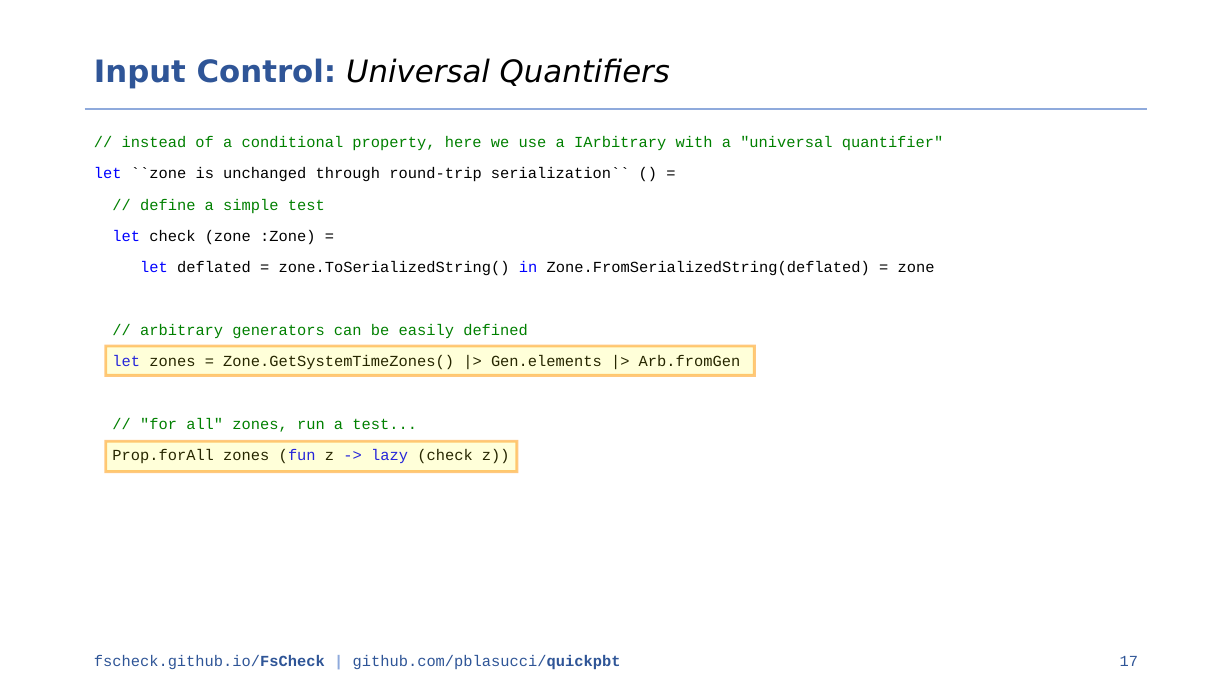
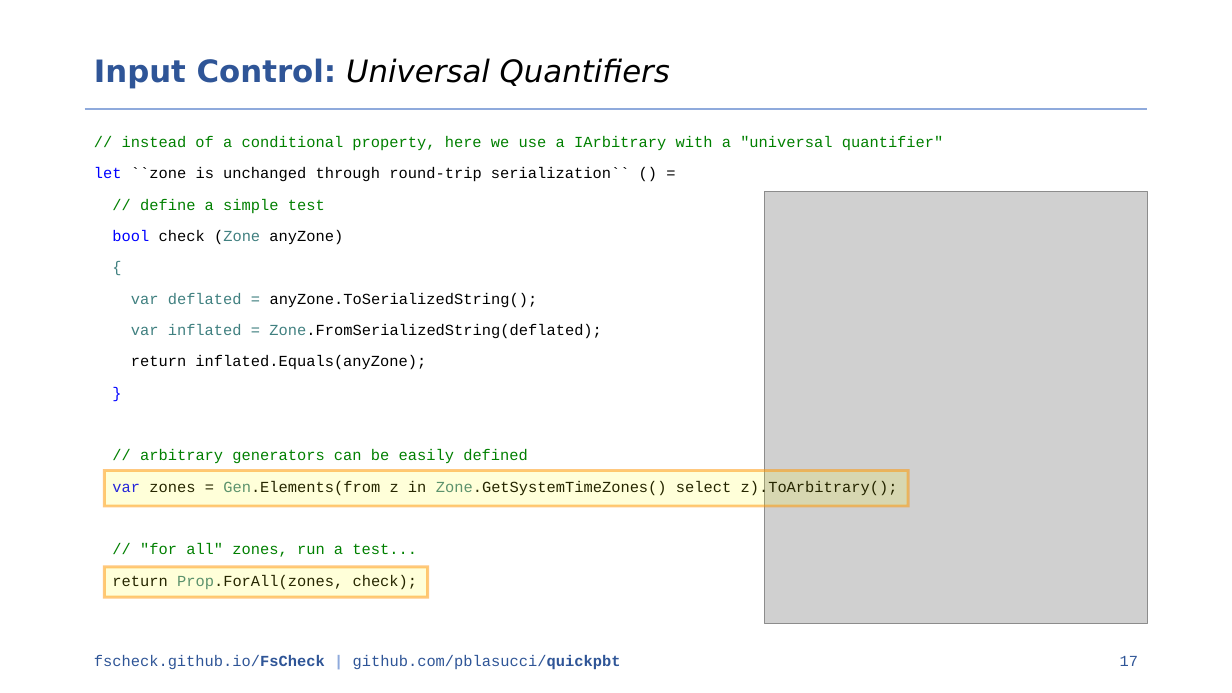
Before and after one commit to pblasucci/quickpbt, a slide deck: slide 17 of media/quickpbt.pptx. Drawn at 1232x693 pixels with LibreOffice and Linux fonts; fonts in the diff are those of the drawing; grey boxes stand for pictures. Boxes give left, top, right and bottom in pixels: in the first picture for what was removed or moved away, otherwise in the second. Text is boxed around its words. In the diff, an @@ line names an element or a change of style, - is before the commit and + after.

Commit message:
tweaks to slide deck

```diff
--- a/media/quickpbt.pptx
+++ b/media/quickpbt.pptx
@@ picture added at <box>764,191,1148,624</box> @@
@@ text at <box>112,230,602,370</box>: text changed @@
-let check (zone :Zone) =
-let deflated = zone.ToSerializedString() in Zone.FromSerializedString(deflated) = zone
+bool check (Zone anyZone)
+{
+var deflated = anyZone.ToSerializedString();
+var inflated = Zone.FromSerializedString(deflated);
+return inflated.Equals(anyZone);
+}
@@ rectangle: place and size @@
-rectangle at <box>105,346,754,375</box>
+rectangle at <box>104,470,909,506</box>
@@ text at <box>112,480,898,496</box>: text changed @@
-let zones = Zone.GetSystemTimeZones() |> Gen.elements |> Arb.fromGen
+var zones = Gen.Elements(from z in Zone.GetSystemTimeZones() select z).ToArbitrary();
@@ rectangle: place and size @@
-rectangle at <box>105,442,517,472</box>
+rectangle at <box>104,567,428,597</box>
@@ text at <box>112,575,418,590</box>: text changed @@
-Prop.forAll zones (fun z -> lazy (check z))
+return Prop.ForAll(zones, check);
```
Also in this commit, not shown: 5 other slides changed, 1 other file.
